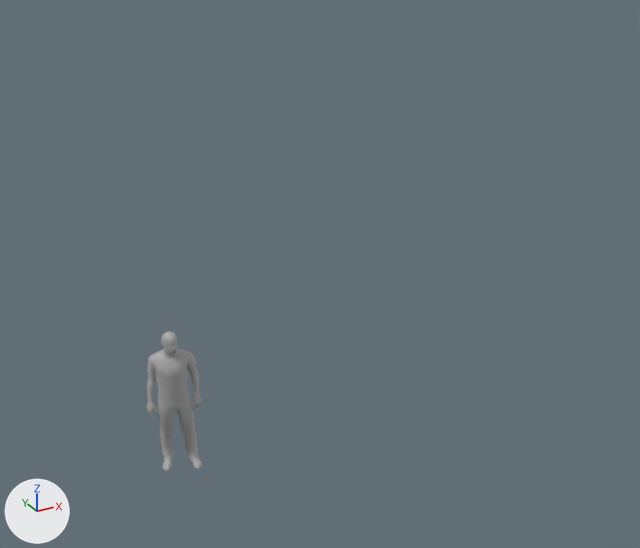
One commit to the Blender file Scene/ModularPieces.blend: the scene before it, then after it.
Camera for both pictures: a 50 mm lens placed at (-4.86, -8.82, 6.64), pointed at (-0.22, -0.37, 2.41). The lights are fixed; the arrows at lower left show +X, +Y and +Z. The same objects are shown in both versions, whatever each file hides.

The first picture shows 'ScaleRef'.
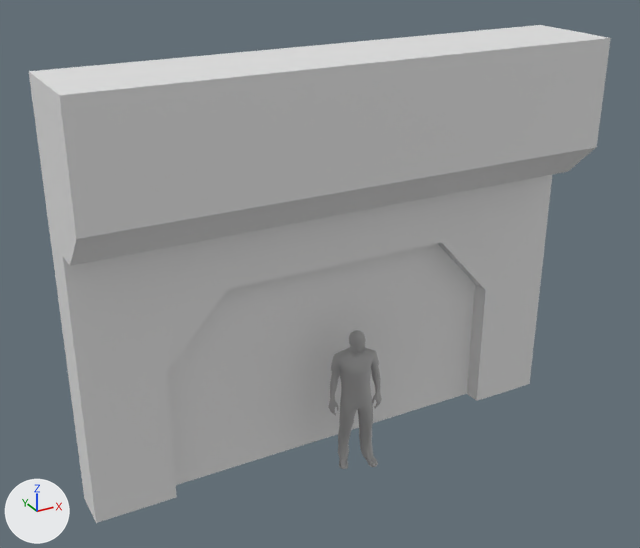
Commit message: Block out the door

Changed parts and their boxes (x1, y1, x2, y2) in the pictures (640 x 548 px):
```json
{"object": "Door", "change": "added", "after": [29, 25, 611, 523]}
{"object": "ScaleRef", "change": "moved", "before": [147, 331, 202, 471], "after": [328, 330, 382, 469]}
```

The change, as JSON lines over the scene's bpy script:
```json
{"op": "add", "block": "me_door", "code": ["me_door = bpy.data.meshes.new('Door')", "me_door.from_pydata(...)  # 38 vertices, 35 faces; spans x -3.18..3.18, y -1.12..0.07, z 0.0..5.0"]}
{"op": "set", "path": "ob_scaleref.location", "old": "(-1.96, 0.1, 0.0)", "new": "(-0.03, -0.93, 0.0)"}
{"op": "add", "block": "ob_door", "code": ["ob_door = bpy.data.objects.new('Door', me_door)", "ob_door.location = (0.0, -0.07, 0.0)"]}
```
